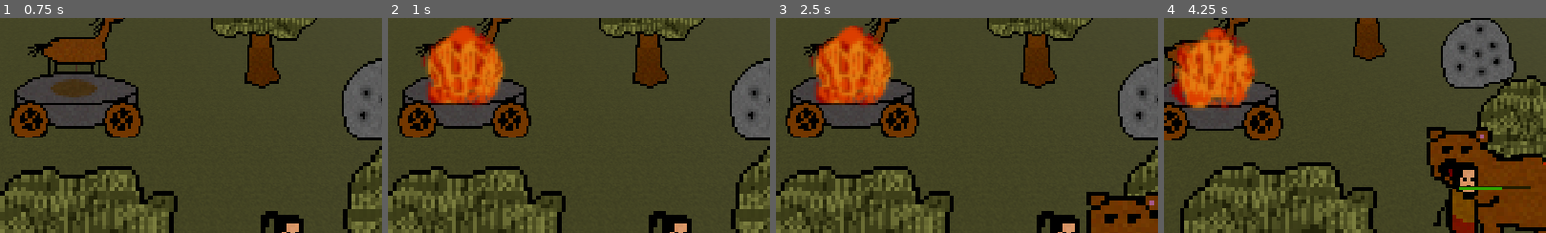
Above: before the commit, frames 1-4 (left to right).
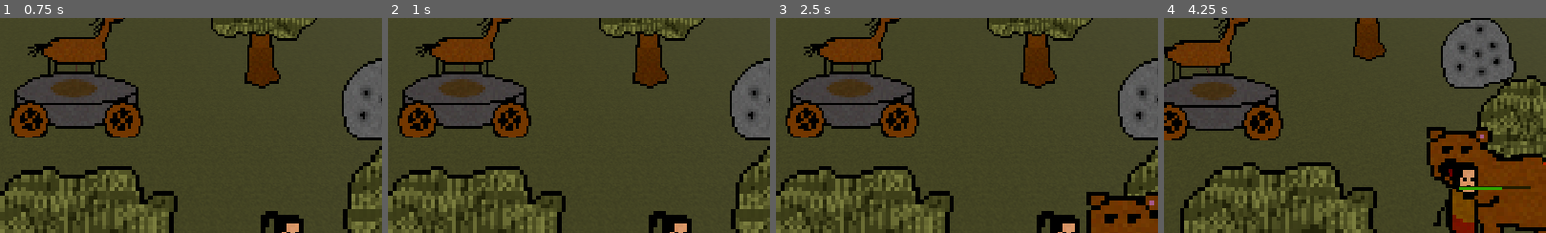
Above: after the commit, the same moments.

Repository: EnesBaytekin/har
Game: Godot game, scene res://scenes/test/test_scene.tscn
Two runs of this game, one before a commit and one after it. Both use one fixed random seed, a clock stepped at 60 frames per second and the inputs below.
Inputs:
- Up to frame 1 (0.75 s): tap Enter at 0.5 s; tap 0 at 0.6 s
- Up to frame 2 (1 s): tap 4 at 0.8 s
- Up to frame 3 (2.5 s): tap 4 at 1.35, 2.3 s; tap 0 at 1.55, 2.1 s; tap Space at 2 s
- Up to frame 4 (4.25 s): tap 4 at 2.85, 3.8 s; tap 0 at 3.05 s; tap Enter at 3.5 s; tap 8 at 3.6 s
The pictures show only the part of the screen within x 40-90%, y 17-67%; the shares and areas given below are measured in that part.

Frame 1 is identical in both runs. In frame 2, 6.1% of the frame differs, in the area x 9-31%, y 3-41%; in frame 3, 6.1%; in frame 4, 6.4%, in the area x 2-25%, y 4-44%.

Commit message:
feat: make fire decay

Diff:
--- a/scenes/player/player.gd
+++ b/scenes/player/player.gd
@@ -112,6 +112,10 @@
 ## A tuşu: Eldeki item'ı kullan, boşsa vur/kaz.
 func _do_use():
 	if carried_item_type >= 0:
+		# Odun/kömür varsa önce ateşe atmayı dene
+		if carried_item_type == ItemType.WOOD or carried_item_type == ItemType.COAL:
+			if _try_feed_fire():
+				return
 		if carried_item_type == ItemType.STONE:
 			_throw_stone()
 		elif carried_item_type == ItemType.APPLE:
@@ -126,6 +130,23 @@
 			n.hit(player_id)
 			_play_pickaxe_anim()
 			return
+
+## Yakındaki wagon'un ateşine odun/kömür atar.
+func _try_feed_fire() -> bool:
+	if carried_item_type != ItemType.WOOD and carried_item_type != ItemType.COAL:
+		return false
+	for n in _nearby_interactables:
+		if not is_instance_valid(n):
+			continue
+		if n.has_method("add_fuel"):
+			var d := global_position.distance_squared_to(n.global_position)
+			if d < 12.0:
+				var amount := 0.5 if carried_item_type == ItemType.WOOD else 1.0
+				n.add_fuel(amount)
+				carried_item_type = -1
+				_update_carried_sprite()
+				return true
+	return false
 
 ## Taşı fırlat
 func _throw_stone():
--- a/scenes/wagon/wagon.gd
+++ b/scenes/wagon/wagon.gd
@@ -13,9 +13,12 @@
 		_update_texture()
 	get():
 		return fire_level
+## Ateşin sönme hızı (seviye/saniye)
+@export var fire_decay_rate: float = 0.02
 
 var _target: Node3D = null
 var _fire_anim_time: float = 0.0
+var _fire_decay_accum: float = 0.0
 const FIRE_ANIM_SPEED: float = 15.0
 
 var _wagon_img: Image = null
@@ -37,15 +40,22 @@
 func get_fire_level() -> int:
 	return fire_level
 
-func _unhandled_input(event: InputEvent) -> void:
-	if event is InputEventKey and event.pressed and not event.echo:
-		var key := int(event.keycode)
-		if key >= KEY_0 and key <= KEY_4:
-			fire_level = key - KEY_0
+## Ateşe yakıt ekle (odun/kömür). player tarafından çağrılır.
+func add_fuel(amount: float) -> void:
+	fire_level = fire_level + int(amount)
 
 func _process(delta: float) -> void:
 	if fire_level <= 0:
 		return
+
+	# Zamanla azalma
+	_fire_decay_accum += delta * fire_decay_rate
+	if _fire_decay_accum >= 1.0:
+		var decrease := int(_fire_decay_accum)
+		fire_level = fire_level - decrease
+		_fire_decay_accum -= decrease
+
+	# Animasyon
 	_fire_anim_time += delta * FIRE_ANIM_SPEED
 	var col := int(_fire_anim_time) % 5
 	var cache_key := "l%d_f%d" % [fire_level, col]
@@ -58,18 +68,13 @@
 func _combine_textures(row: int, col: int) -> Texture2D:
 	if not _fire_img or not _wagon_img:
 		return load("res://assets/sprites/wagon.png")
-
-	var fw := 45
-	var fh := 45
-	var fx := col * fw
-	var fy := row * fh
+	var fw := 45; var fh := 45
+	var fx := col * fw; var fy := row * fh
 	var fire_frame := _fire_img.get_region(Rect2(fx, fy, fw, fh))
-
 	var combined := Image.create(52, 45, false, Image.FORMAT_RGBA8)
 	combined.fill(Color(0, 0, 0, 0))
 	combined.blit_rect(_wagon_img, Rect2(0, 0, 52, 27), Vector2(0, 18))
 	combined.blend_rect(fire_frame, Rect2(0, 0, fw, fh), Vector2(3, 0))
-
 	return ImageTexture.create_from_image(combined)
 
 func _update_texture():
@@ -79,12 +84,9 @@
 	if not _wagon_img:
 		sprite.texture = load("res://assets/sprites/wagon.png")
 		return
-
-	# Her zaman 52×45 canvas kullan (fire level 0'da da aynı boyut)
 	var combined := Image.create(52, 45, false, Image.FORMAT_RGBA8)
 	combined.fill(Color(0, 0, 0, 0))
 	combined.blit_rect(_wagon_img, Rect2(0, 0, 52, 27), Vector2(0, 18))
-
 	if fire_level > 0 and _fire_img:
 		var cache_key := "l%d_f0" % fire_level
 		if not _cached_textures.has(cache_key):
@@ -93,7 +95,6 @@
 			sprite.texture = _cached_textures[cache_key]
 			_fire_anim_time = 0.0
 			return
-
 	sprite.texture = ImageTexture.create_from_image(combined)
 
 func _physics_process(delta: float) -> void:
